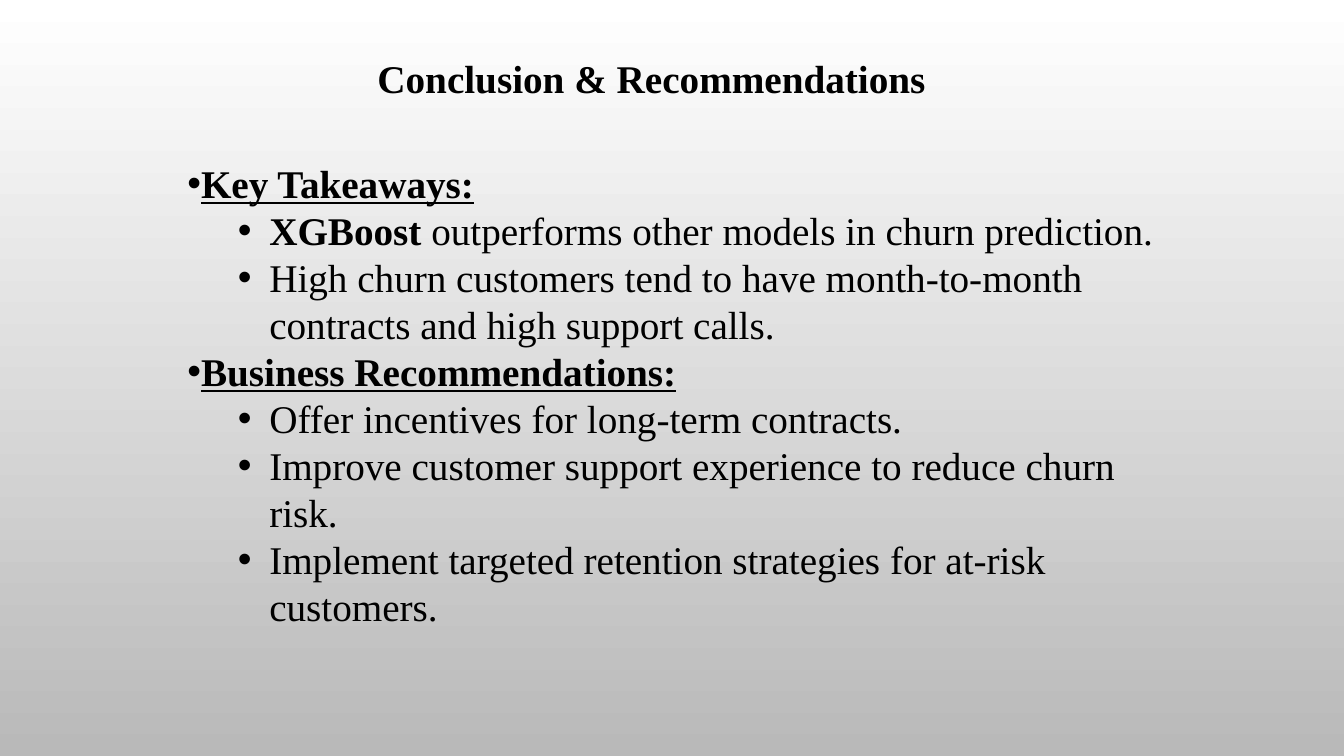
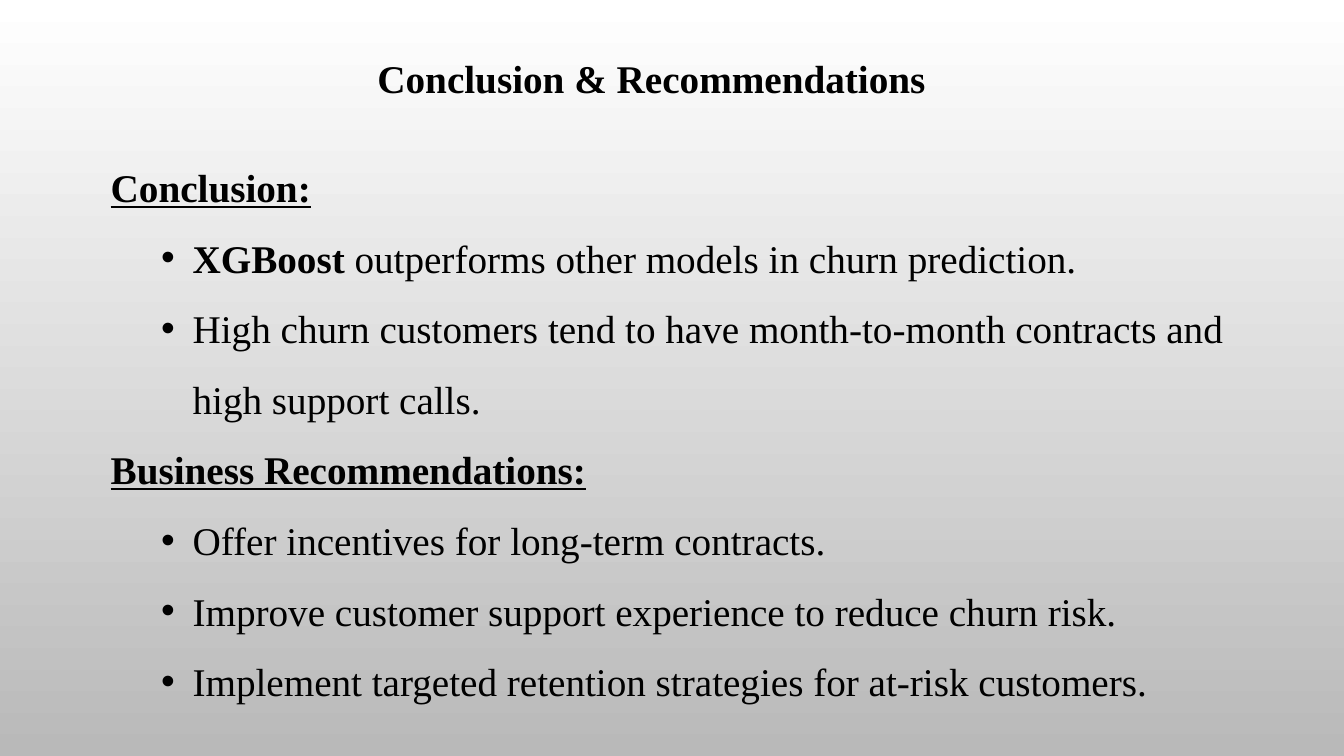
Before and after one commit to Maiya-Abdullahi/SyriaTel-Customer-Churn-Prediction, a slide deck: slide 11 of PowerPoint.pptx. Drawn at 1344x756 pixels with LibreOffice and Linux fonts; fonts in the diff are those of the drawing; background and template pictures are left out. Boxes give left, top, right and bottom in pixels: in the first picture for what was removed or moved away, otherwise in the second. Text is boxed around its words. In the diff, an @@ line names an element or a change of style, - is before the commit and + after.

```diff
--- a/PowerPoint.pptx
+++ b/PowerPoint.pptx
@@ text "Conclusion:" moved from (x1=201, y1=170, x2=1152, y2=622) to (x1=111, y1=174, x2=1223, y2=704) @@
@@ text at (x1=111, y1=174, x2=311, y2=208): text changed @@
-• Key Takeaways:
+Conclusion:
@@ text at (x1=111, y1=245, x2=1223, y2=704): line spacing 1 to 1.5; bullet • to none @@
```
Also in this commit, not shown: 12 other slides changed.
